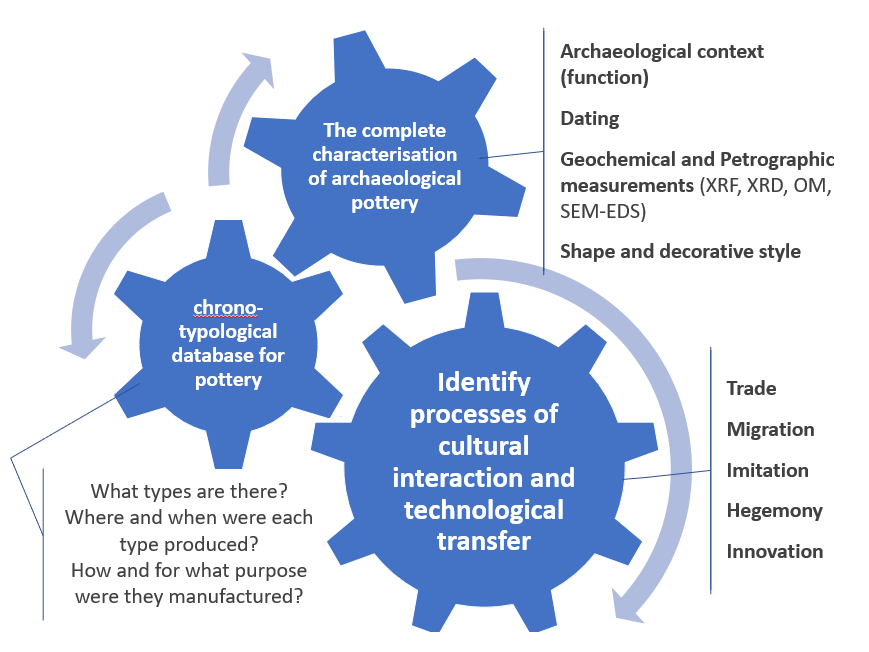
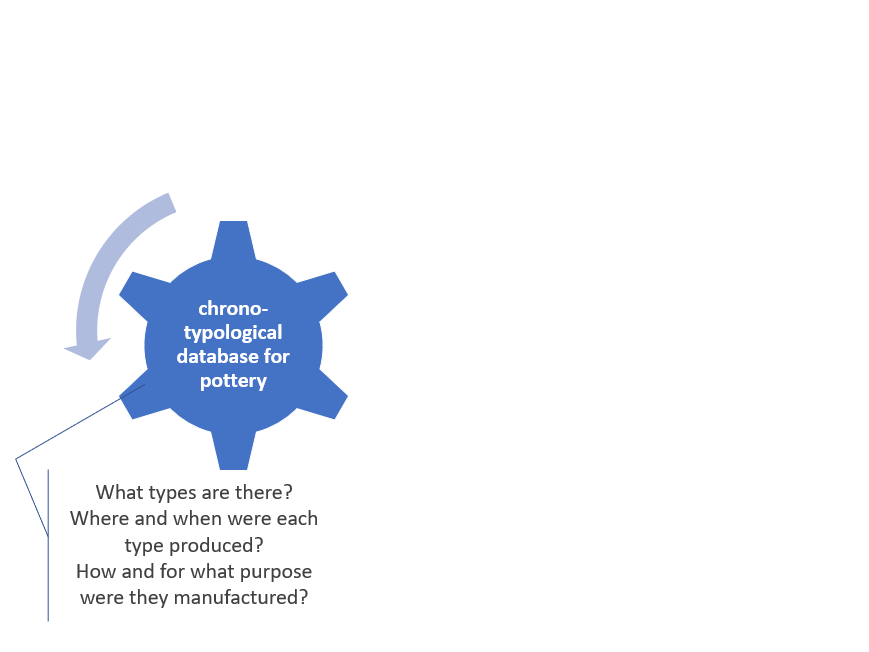
Comparing the layer stacks of the two 869 x 652 images. Changes:
hid "Copia de Capa flotante" over box(208, 27, 834, 305)
hid "Copia de Capa flotante #1" over box(10, 191, 344, 621)
hid "projects_raw.PNG" over box(310, 258, 823, 632)
added layer "Copia de Capa flotante #2" above "projects_raw.PNG #1" over box(15, 192, 349, 622)
